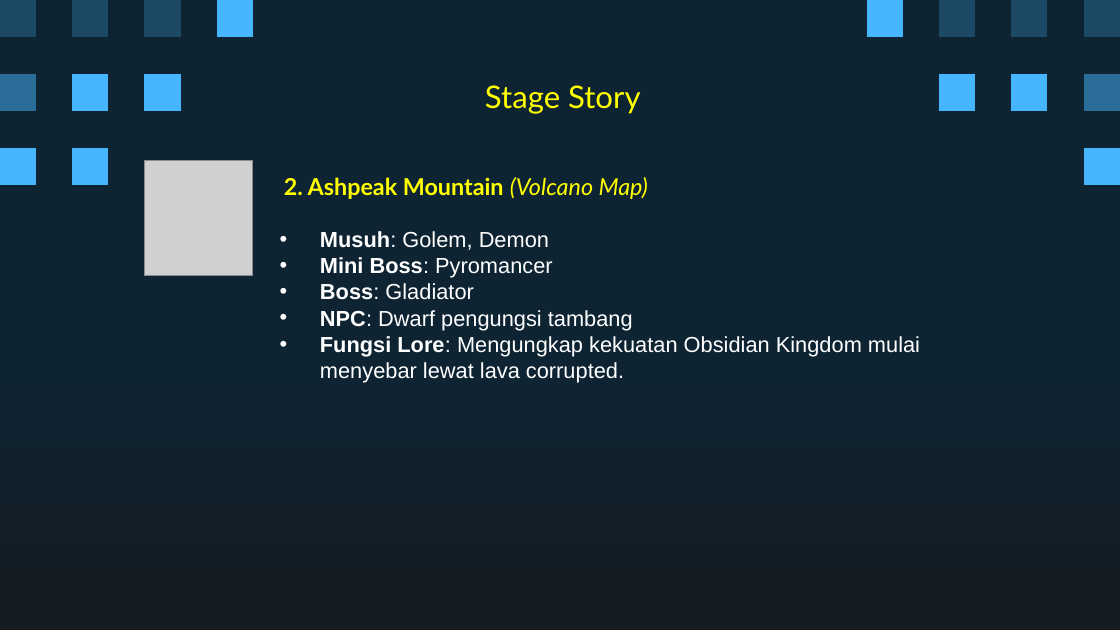
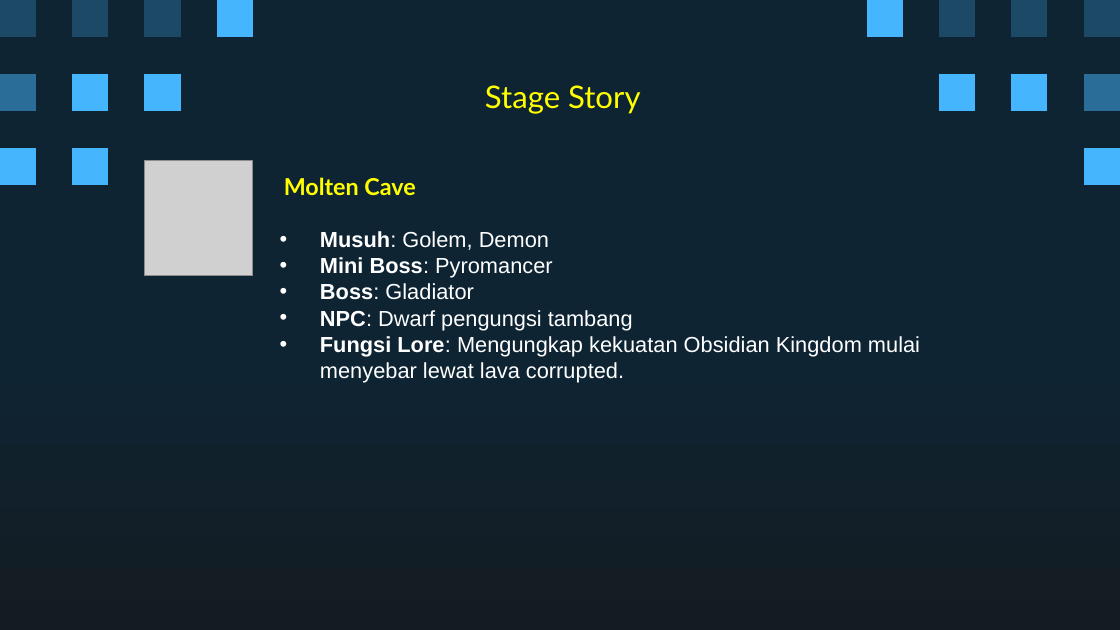
Before and after one commit to Ricardhad/gameProgProject, a slide deck: slide 11 of Super Pixel Vintage Gaming by Slidesgo.pptx. Drawn at 1120x630 pixels with LibreOffice and Linux fonts; fonts in the diff are those of the drawing; grey boxes stand for pictures. Boxes give left, top, right and bottom in pixels: in the first picture for what was removed or moved away, otherwise in the second. Text is boxed around its words. In the diff, an @@ line names an element or a change of style, - is before the commit and + after.

```diff
--- a/Super Pixel Vintage Gaming by Slidesgo.pptx
+++ b/Super Pixel Vintage Gaming by Slidesgo.pptx
@@ title at box(284, 177, 415, 195): text changed @@
-2. Ashpeak Mountain (Volcano Map)
+Molten Cave
```
Also in this commit, not shown: 7 other slides changed, 2 slides added, 2 slides removed.
